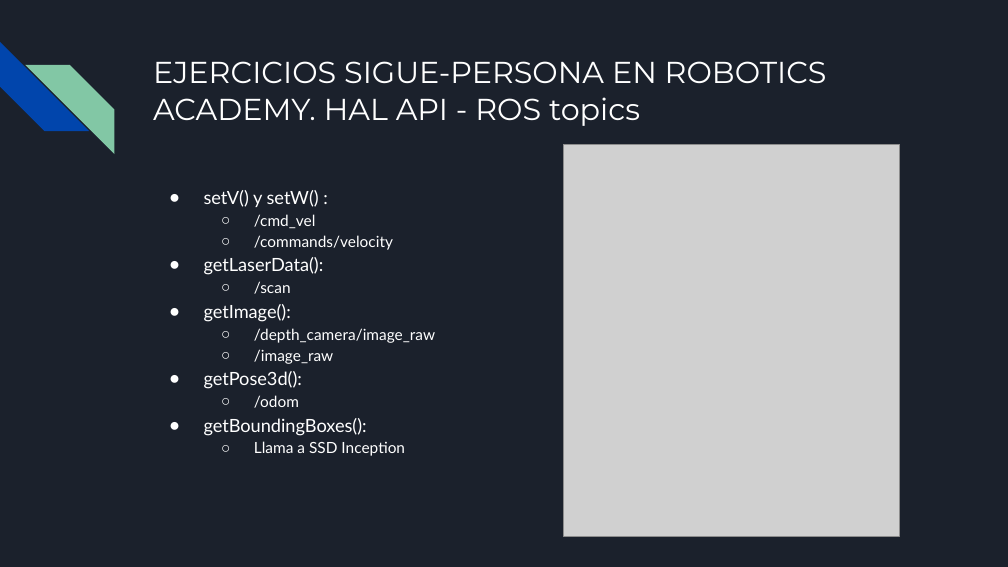
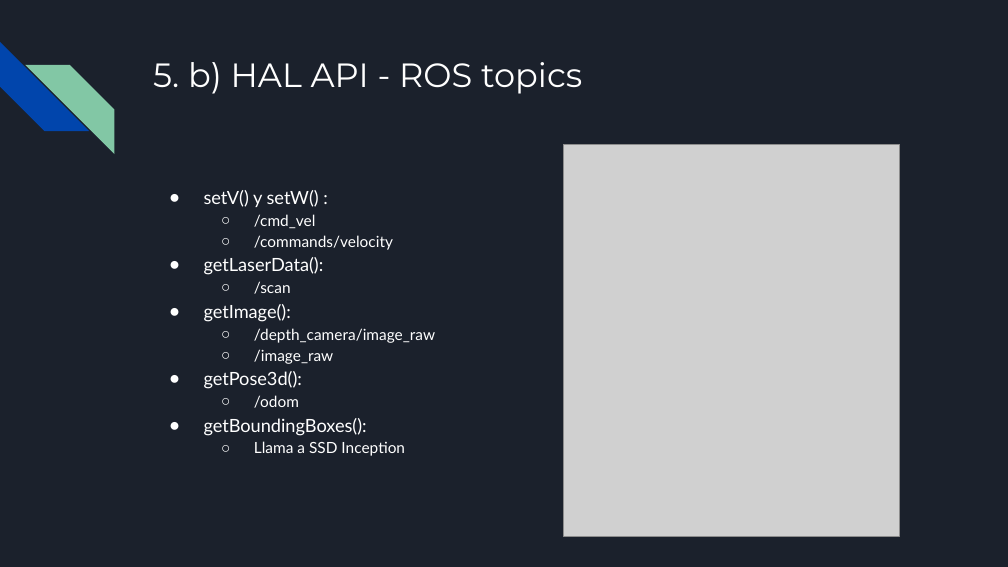
Before and after one commit to RoboticsLabURJC/2021-tfg-carlos-caminero, a slide deck: slide 11 of presentacion/presentacion.pptx. Drawn at 1008x567 pixels with LibreOffice and Linux fonts; fonts in the diff are those of the drawing; grey boxes stand for pictures. Boxes give left, top, right and bottom in pixels: in the first picture for what was removed or moved away, otherwise in the second. Text is boxed around its words. In the diff, an @@ line names an element or a change of style, - is before the commit and + after.

```diff
--- a/presentacion/presentacion.pptx
+++ b/presentacion/presentacion.pptx
@@ title at <box>153,62,582,94</box>: text changed; size 21.6 to 24 pt @@
-EJERCICIOS SIGUE-PERSONA EN ROBOTICS ACADEMY. HAL API - ROS topics
+5. b) HAL API - ROS topics
```
Also in this commit, not shown: 18 other slides changed, 1 other file.
